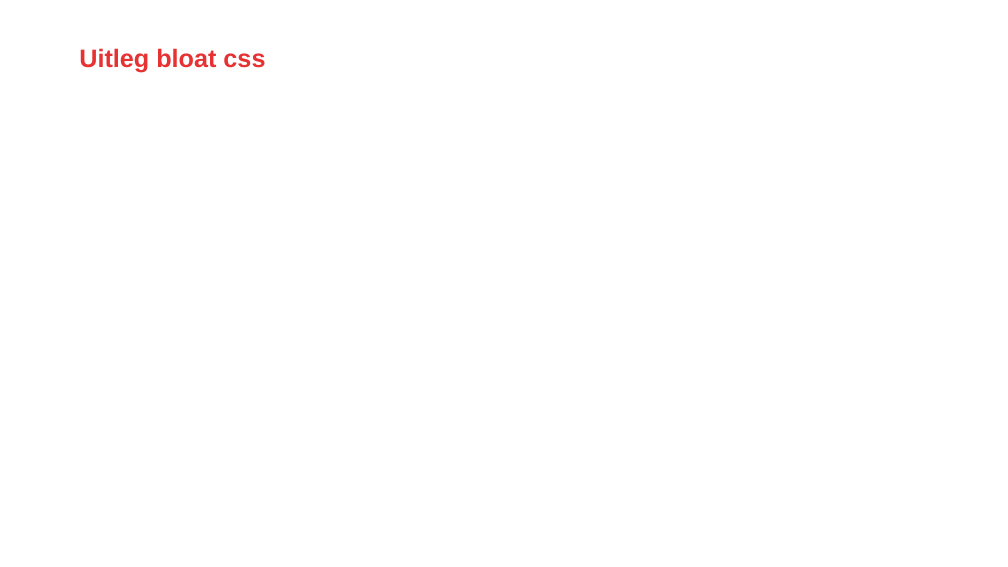
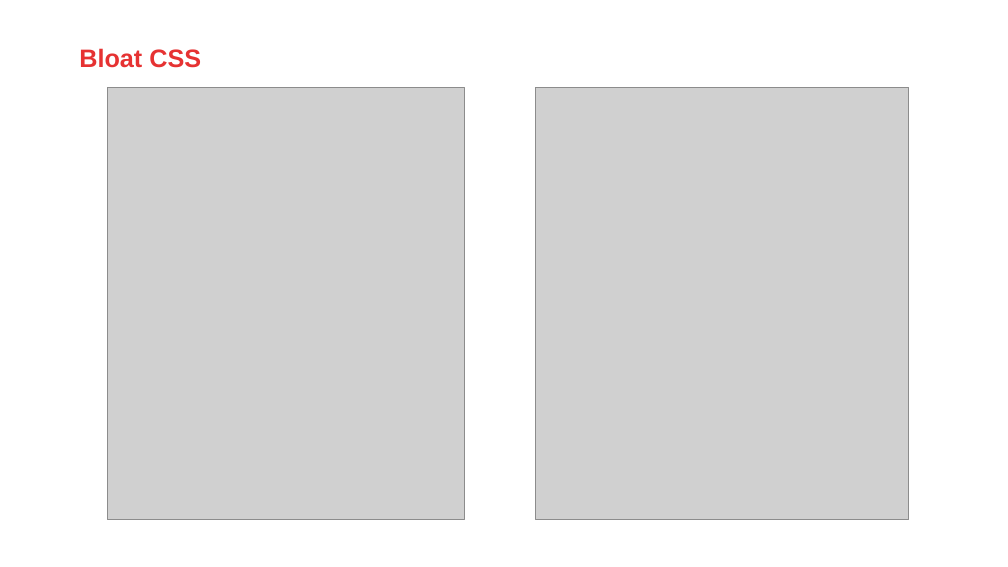
Before and after one commit to AMIS-Services/sig-css-architecture, a slide deck: slide 4 of SIG_CSS_Architecture.pptx. Drawn at 1008x567 pixels with LibreOffice and Linux fonts; fonts in the diff are those of the drawing; grey boxes stand for pictures; background and template pictures are left out. Boxes give left, top, right and bottom in pixels: in the first picture for what was removed or moved away, otherwise in the second. Text is boxed around its words. In the diff, an @@ line names an element or a change of style, - is before the commit and + after.

```diff
--- a/SIG_CSS_Architecture.pptx
+++ b/SIG_CSS_Architecture.pptx
@@ title at <box>79,48,201,68</box>: text changed @@
-Uitleg bloat css
+Bloat CSS
@@ picture added at <box>107,87,464,520</box> @@
@@ picture added at <box>535,87,909,520</box> @@
```
Also in this commit, not shown: 5 other slides changed.
